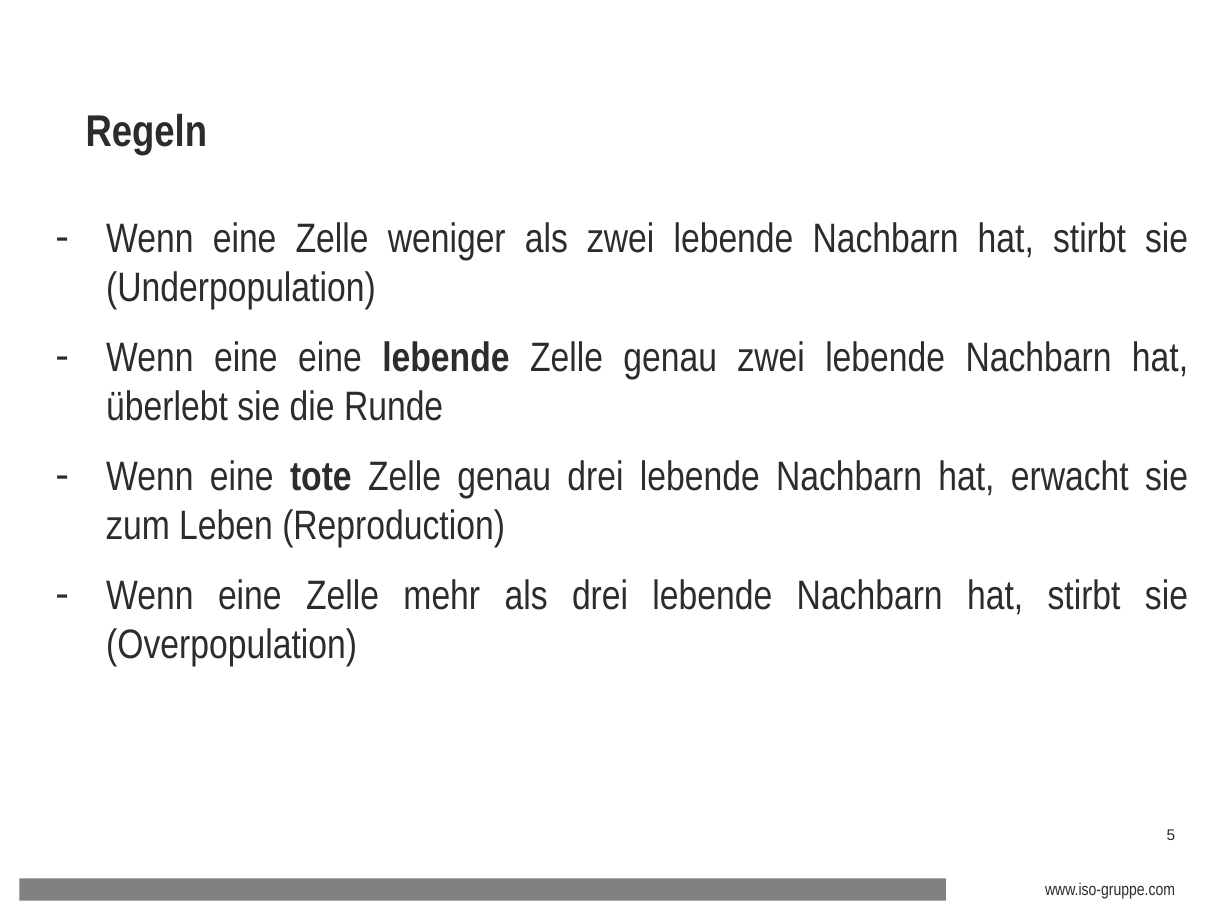
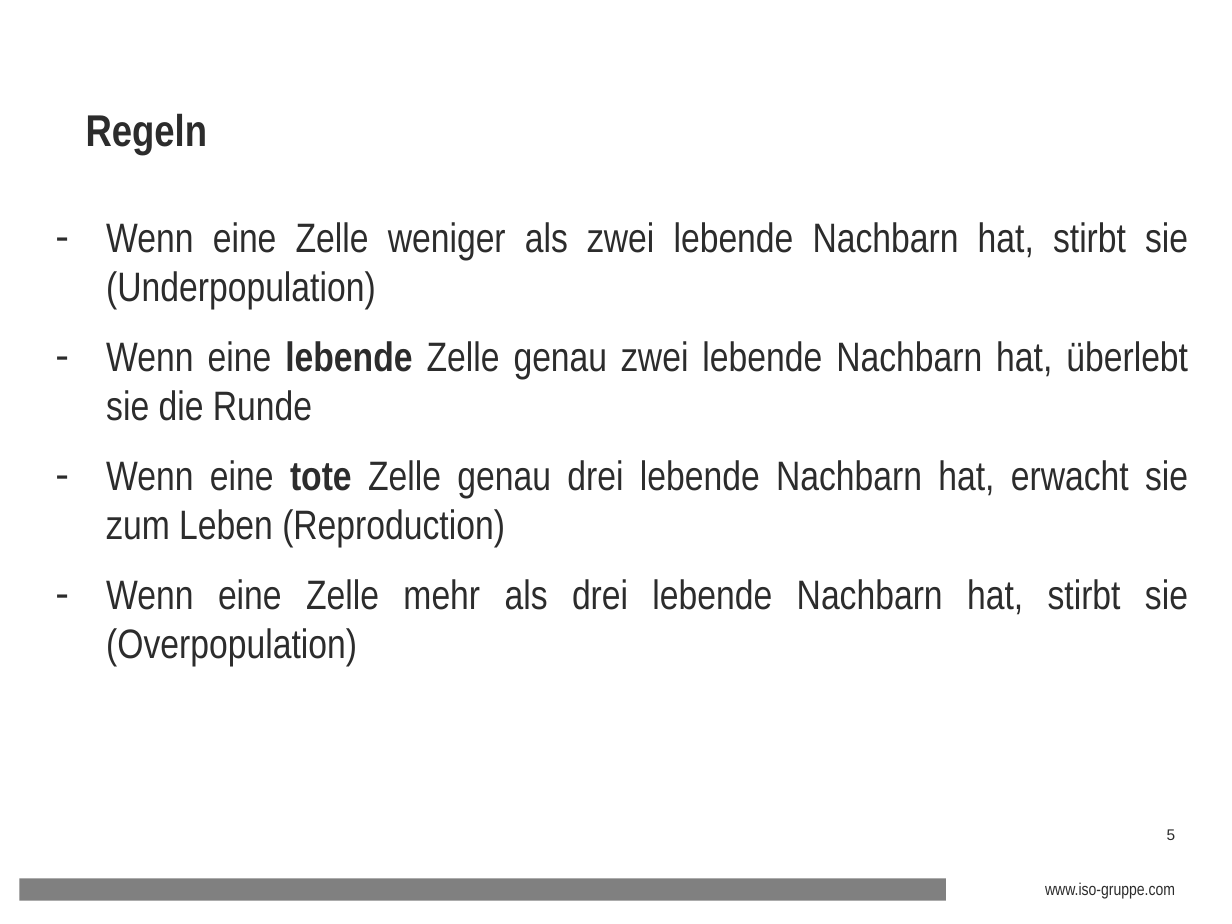
Before and after one commit to dkschlos/game-of-life-kata, a slide deck: slide 5 of Aufgabe/2016-06-15 Coding-Kata_GameOfLife.ppt. Drawn at 1232x924 pixels with LibreOffice and Linux fonts; fonts in the diff are those of the drawing; background and template pictures are left out. Boxes give left, top, right and bottom in pixels: in the first picture for what was removed or moved away, otherwise in the second. Text is boxed around its words. In the diff, an @@ line names an element or a change of style, - is before the commit and + after.

```diff
--- a/Aufgabe/2016-06-15 Coding-Kata_GameOfLife.ppt
+++ b/Aufgabe/2016-06-15 Coding-Kata_GameOfLife.ppt
@@ text at bbox=[106, 341, 1188, 421]: text changed @@
-– Wenn eine eine lebende Zelle genau zwei lebende Nachbarn hat, überlebt sie die Runde
+– Wenn eine lebende Zelle genau zwei lebende Nachbarn hat, überlebt sie die Runde
```
Also in this commit, not shown: 2 other slides changed, 1 slide removed.
